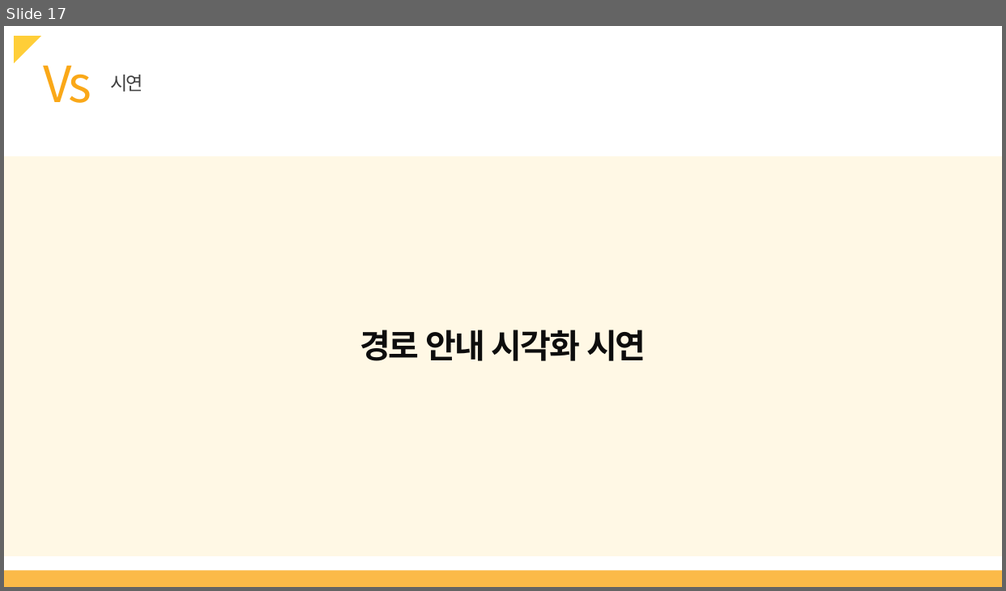
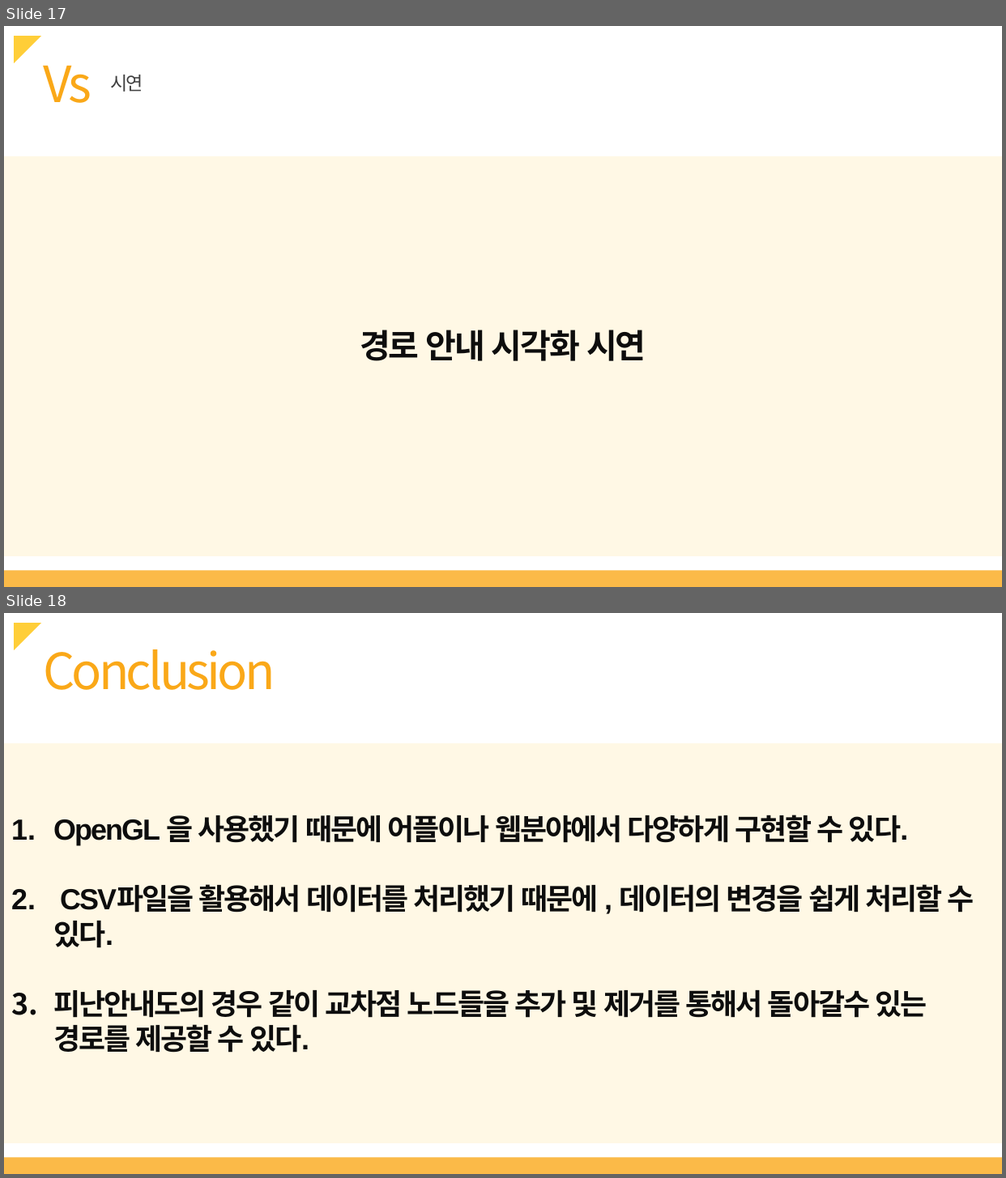
Before and after one commit to onemoonStudio/DataStructureDesign, a slide deck: presentation/final.pptx. Shown one above the other, each under a label of ours: slide 17 before the commit, slides 17 and 18 after it. The pictures are 1006x591 and 1006x1178 pixels, drawn with LibreOffice and Linux fonts; fonts in the diff are those of the drawing. Boxes give left, top, right and bottom in pixels: in the first picture for what was removed or moved away, otherwise in the second. Text is boxed around its words. In the diff, an @@ line names an element or a change of style, - is before the commit and + after.

Commit message:
Feat : Final ppt

```diff
--- a/presentation/final.pptx
+++ b/presentation/final.pptx
@@ slide 18 added at bbox=[4, 613, 1002, 1174], background #FFFFFF @@
@@ right triangle added at bbox=[14, 623, 41, 650], fill #FFCE38 @@
@@ text added at bbox=[43, 649, 275, 690], 48 pt, text #FAA818 @@
+Conclusion
@@ rectangle added at bbox=[4, 743, 1002, 1144], fill #FFCE38 at 13% opacity @@
@@ text added at bbox=[53, 815, 974, 1053], 28 pt, text #0D0D0D, bold @@
+1. OpenGL 을 사용했기 때문에 어플이나 웹분야에서 다양하게 구현할 수 있다.
+2. CSV파일을 활용해서 데이터를 처리했기 때문에 , 데이터의 변경을 쉽게 처리할 수 있다.
+3. 피난안내도의 경우 같이 교차점 노드들을 추가 및 제거를 통해서 돌아갈수 있는 경로를 제공할 수 있다.
@@ rectangle added at bbox=[4, 1158, 1002, 1174], fill #FAA818 at 79% opacity @@
```
